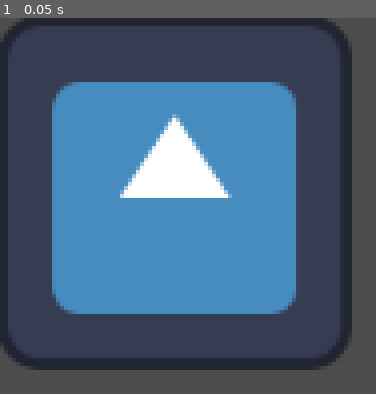
Above: before the commit, frame 1.
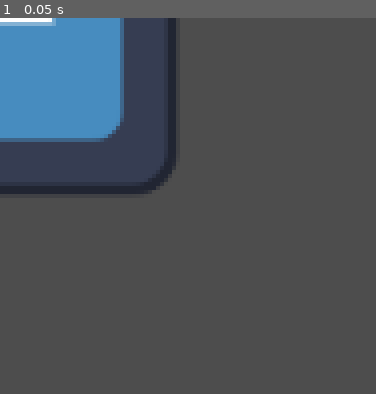
Above: after the commit, the same moment.

Repository: MoonBasedKas/pizzaProtocol
Game: Godot game, scene res://codeBlocks/block.tscn
Same seed, same stepped clock (60 frames per second), same inputs: the game is played once before the commit and once after it. Before the commit the project has no main scene; this scene is started directly in both runs. The engine's default icon, where the game draws it, is replaced by a stand-in: a white triangle on a blue panel in a dark square.
Inputs:
- Up to frame 1 (0.05 s): no input

The runs differ from the first frame. In frame 1, 54% of the frame differs, in the area x 0-94%, y 0-94%.

Commit message:
Wrote basic drag and drop

Diff:
--- /dev/null
+++ b/pizzaprotocol/blockBehavior.gd
@@ -0,0 +1,8 @@
+extends CharacterBody2D
+var speed = 50
+# Gets the sprite object and if it was clicked move it.
+func _physics_process(delta):
+	var sprite = get_node("blockSprite")
+	if (sprite.isClicked()):
+		# Basically a magical version of slide and move just obectively better.
+		global_position = lerp(global_position, get_global_mouse_position(), speed * delta)
--- a/pizzaprotocol/codeBlocks/block.tscn
+++ b/pizzaprotocol/codeBlocks/block.tscn
@@ -1,9 +1,18 @@
-[gd_scene load_steps=2 format=3 uid="uid://k44tu0keq5af"]
+[gd_scene load_steps=5 format=3 uid="uid://k44tu0keq5af"]
 
+[ext_resource type="Script" uid="uid://btpu5spj2w11a" path="res://blockBehavior.gd" id="1_67hbe"]
 [ext_resource type="Texture2D" uid="uid://bnww66cu72mdf" path="res://icon.svg" id="1_tao1j"]
+[ext_resource type="Script" uid="uid://cg31bk3e65llc" path="res://codeBlocks/block_sprite.gd" id="3_js6f4"]
 
-[node name="Node2D" type="Node2D"]
+[sub_resource type="CircleShape2D" id="CircleShape2D_47x6e"]
+radius = 83.3847
 
-[node name="Icon" type="Sprite2D" parent="."]
-position = Vector2(63, 63)
+[node name="CharacterBody2D" type="CharacterBody2D"]
+script = ExtResource("1_67hbe")
+
+[node name="blockSprite" type="Sprite2D" parent="."]
 texture = ExtResource("1_tao1j")
+script = ExtResource("3_js6f4")
+
+[node name="CollisionShape2D" type="CollisionShape2D" parent="."]
+shape = SubResource("CircleShape2D_47x6e")
--- /dev/null
+++ b/pizzaprotocol/codeBlocks/block_sprite.gd
@@ -0,0 +1,14 @@
+extends Sprite2D
+
+var clicked = false
+
+func _input(event):
+	if event is InputEventMouseButton and event.pressed and event.button_index == MOUSE_BUTTON_LEFT:
+		if get_rect().has_point(to_local(event.position)):
+			clicked = true
+	elif event is InputEventMouseButton and event.is_released() and event.button_index == MOUSE_BUTTON_LEFT:
+		clicked = false
+
+
+func isClicked():
+	return clicked
--- a/pizzaprotocol/project.godot
+++ b/pizzaprotocol/project.godot
@@ -11,6 +11,7 @@
 [application]
 
 config/name="PizzaProtocol"
+run/main_scene="uid://k44tu0keq5af"
 config/features=PackedStringArray("4.4", "GL Compatibility")
 config/icon="res://icon.svg"
 
--- a/pizzaprotocol/scenes/codeMenu.tscn
+++ b/pizzaprotocol/scenes/codeMenu.tscn
@@ -1,3 +1,8 @@
-[gd_scene format=3 uid="uid://cqcoknf12ki0m"]
+[gd_scene load_steps=2 format=3 uid="uid://cqcoknf12ki0m"]
+
+[ext_resource type="PackedScene" uid="uid://k44tu0keq5af" path="res://codeBlocks/block.tscn" id="1_v6n8u"]
 
 [node name="Node2D" type="Node2D"]
+
+[node name="CharacterBody2D" parent="." instance=ExtResource("1_v6n8u")]
+position = Vector2(428, 233)
Not shown, added: pizzaprotocol/blockBehavior.gd.uid
Not shown, added: pizzaprotocol/codeBlocks/block_sprite.gd.uid
